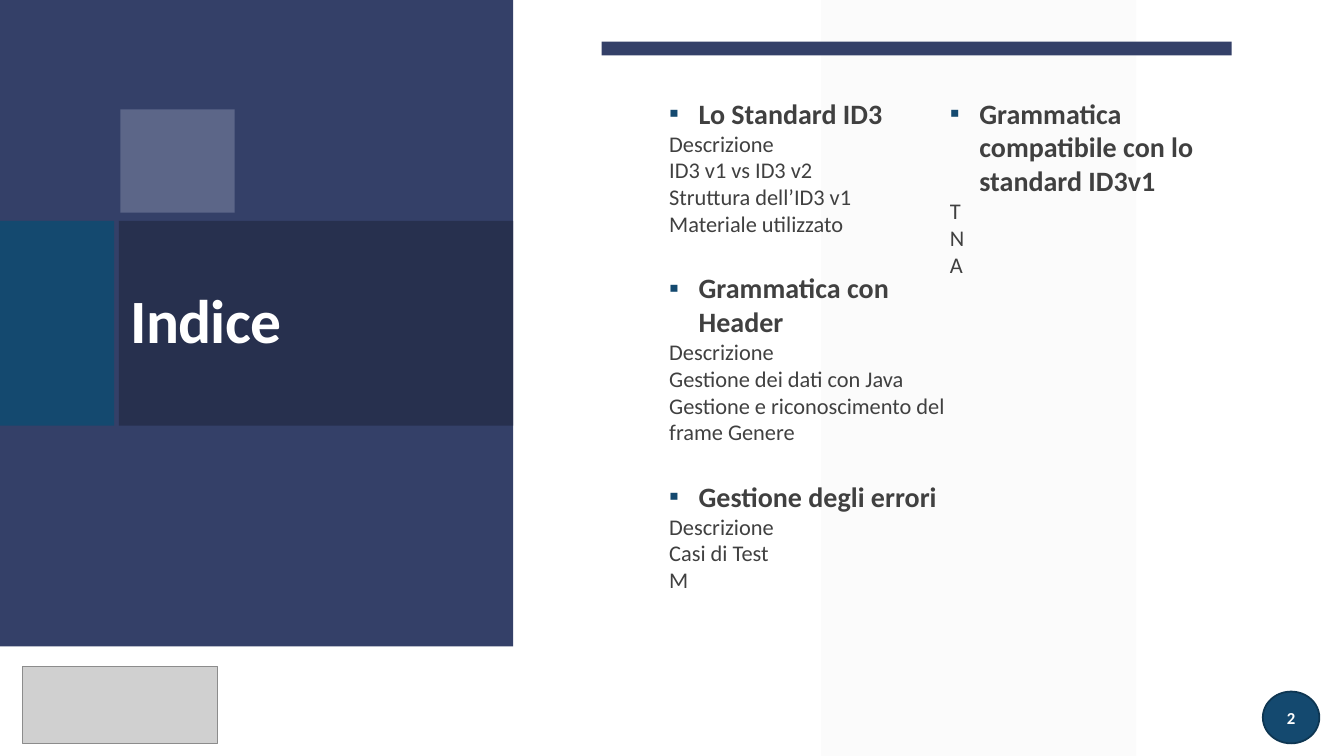
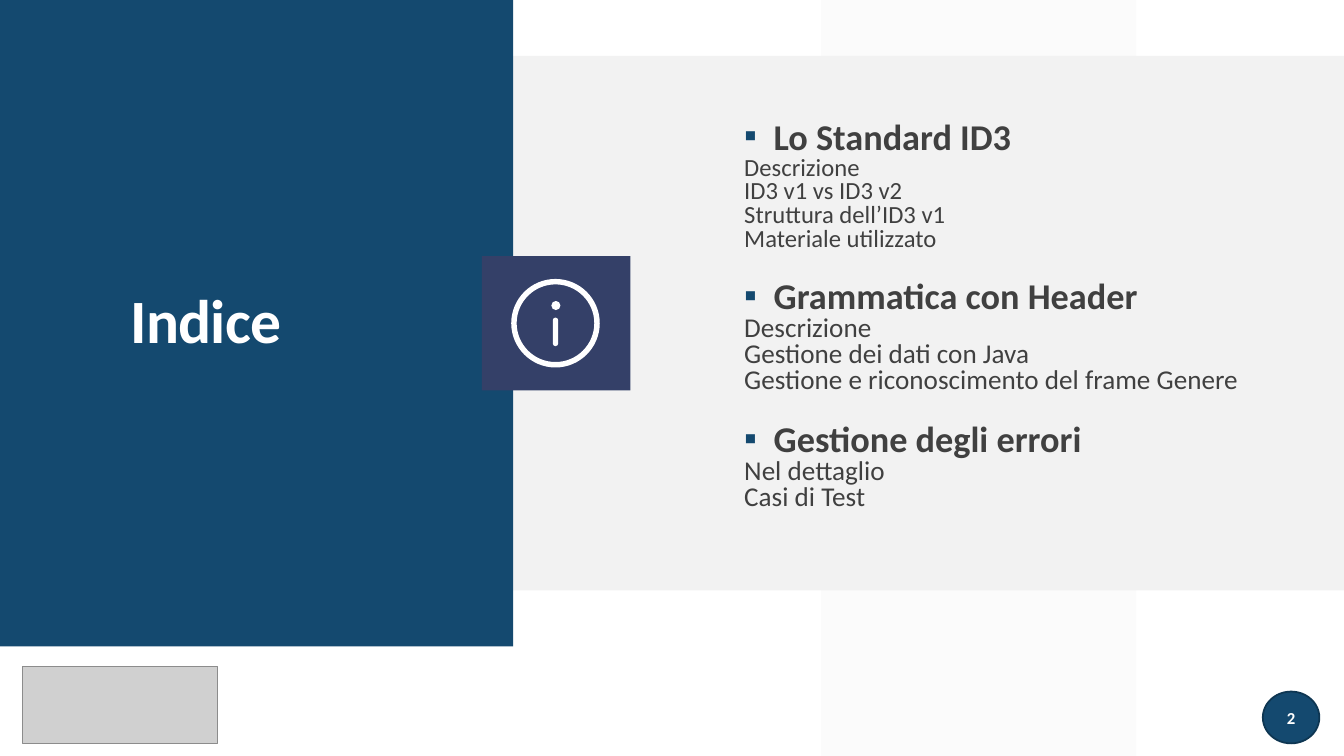
Before and after one commit to atusghen/SimpleID3, a slide deck: slide 2 of presentazione.pptx. Drawn at 1344x756 pixels with LibreOffice and Linux fonts; fonts in the diff are those of the drawing; grey boxes stand for pictures. Boxes give left, top, right and bottom in pixels: in the first picture for what was removed or moved away, otherwise in the second. Text is boxed around its words. In the diff, an @@ line names an element or a change of style, - is before the commit and + after.

```diff
--- a/presentazione.pptx
+++ b/presentazione.pptx
@@ rectangle at (0,0,513,646): fill #344068 to #14496F @@
@@ rectangle added at (513,55,1344,590), fill #F2F2F2 @@
@@ rectangle removed at (602,41,1232,55) @@
@@ rectangle removed at (120,110,234,213) @@
@@ text "Lo Standard ID3": place and size @@
-text "Lo Standard ID3" at (669,104,944,588)
+text "Lo Standard ID3" at (744,124,1238,506)
@@ text "Lo Standard ID3" at (744,124,1238,506): columns 2 to 1 @@
@@ text at (744,124,1238,506): size 20 to 25.9 pt in "Lo Standard ID3", "Grammatica con Header", "Gestione degli errori"; size 16 to 17.6 pt in "Descrizione", "ID3 v1 vs ID3 v2", "Struttura dell’ID3 v1", "Materiale utilizzato"; size 16 to 19.4 pt in "Descrizione", "Gestione dei dati con Java", "Gestione e riconoscimento del frame Genere", "Casi di Test"; line spacing 1 to 0.8 @@
@@ rectangle removed at (0,221,114,425) @@
@@ rectangle removed at (119,221,513,425) @@
@@ rectangle added at (482,256,630,390), fill #344068 @@
@@ freeform shape added at (511,279,600,368), fill #FFFFFF @@
@@ freeform shape added at (552,301,560,310), fill #FFFFFF @@
@@ freeform shape added at (553,318,558,346), fill #FFFFFF @@
@@ text at (744,461,885,485): text changed; size 16 to 19.4 pt @@
-Descrizione
+Nel dettaglio
@@ text at (669,573,688,588): paragraphs removed @@
-M
-▪ Grammatica compatibile con lo standard ID3v1
-T
-N
-A
```
Also in this commit, not shown: 2 other slides changed, 2 slides added, 1 slide removed, 2 other files.
